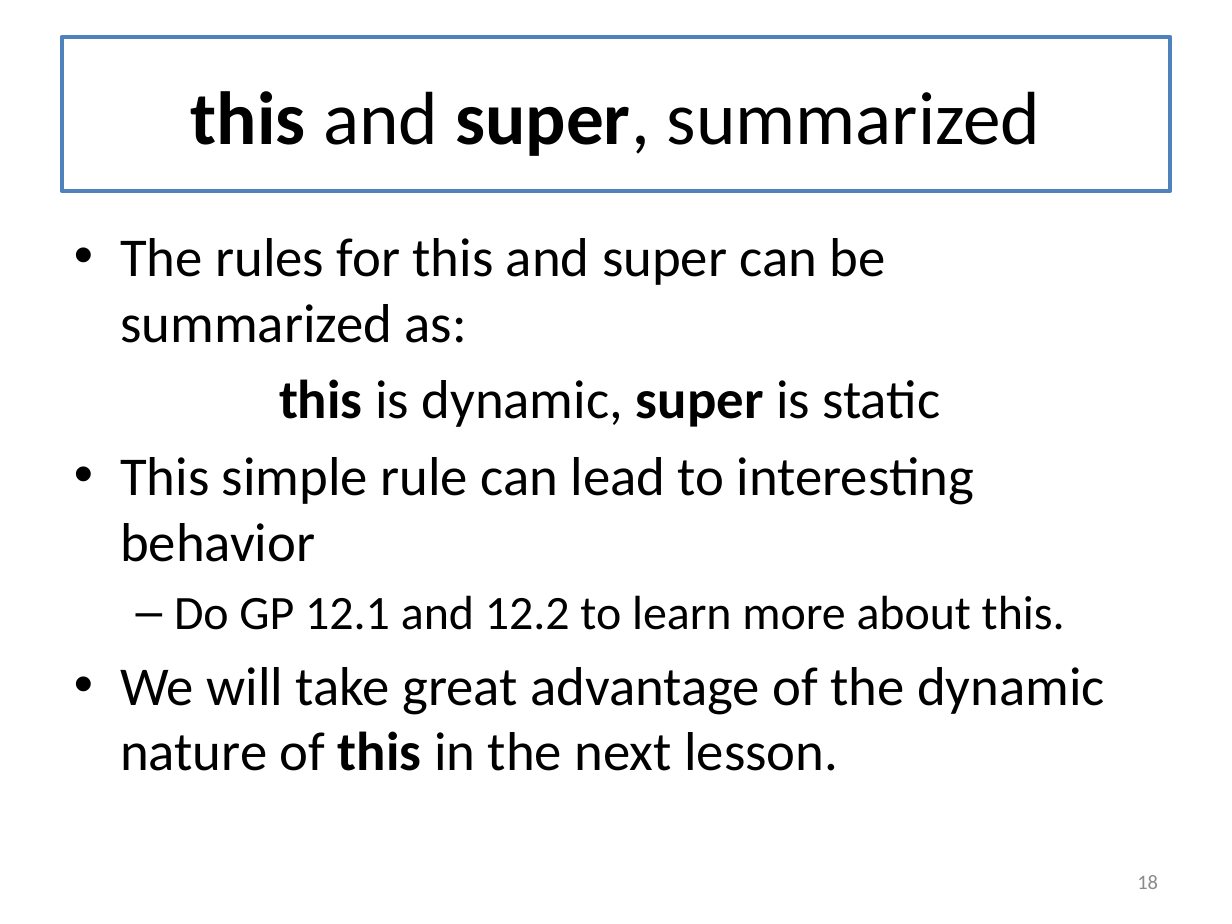
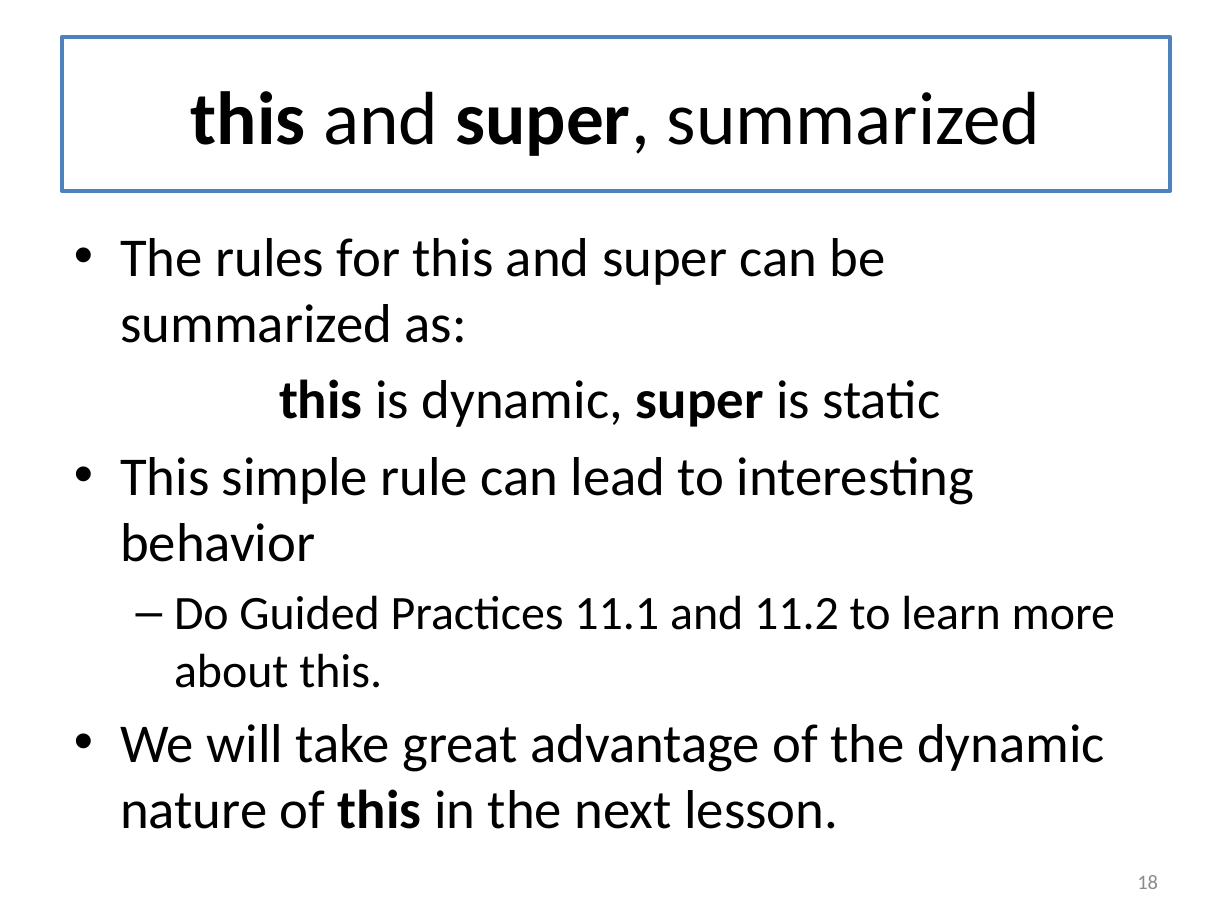
Before and after one commit to mwand/cs5010f16, a slide deck: slide 18 of Slides/Lesson 11.1 Basics of Inheritance.pptx. Drawn at 1232x924 pixels with LibreOffice and Linux fonts; fonts in the diff are those of the drawing. Boxes give left, top, right and bottom in pixels: in the first picture for what was removed or moved away, otherwise in the second. Text is boxed around its words. In the diff, an @@ line names an element or a change of style, - is before the commit and + after.

```diff
--- a/Slides/Lesson 11.1 Basics of Inheritance.pptx
+++ b/Slides/Lesson 11.1 Basics of Inheritance.pptx
@@ text at [174,595,1115,688]: text changed @@
-  – Do GP 12.1 and 12.2 to learn more about this.
+  – Do Guided Practices 11.1 and 11.2 to learn more about this.
```
Also in this commit, not shown: 4 other slides changed, 2 other files.
